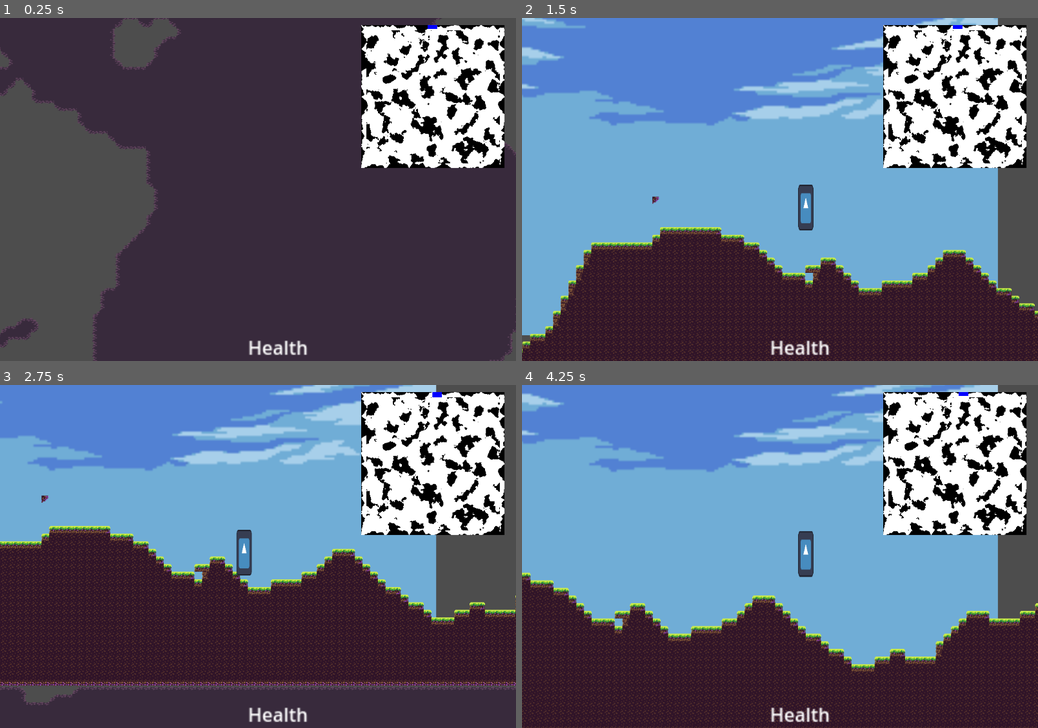
Above: before the commit, frames 1-4 (two rows, left to right).
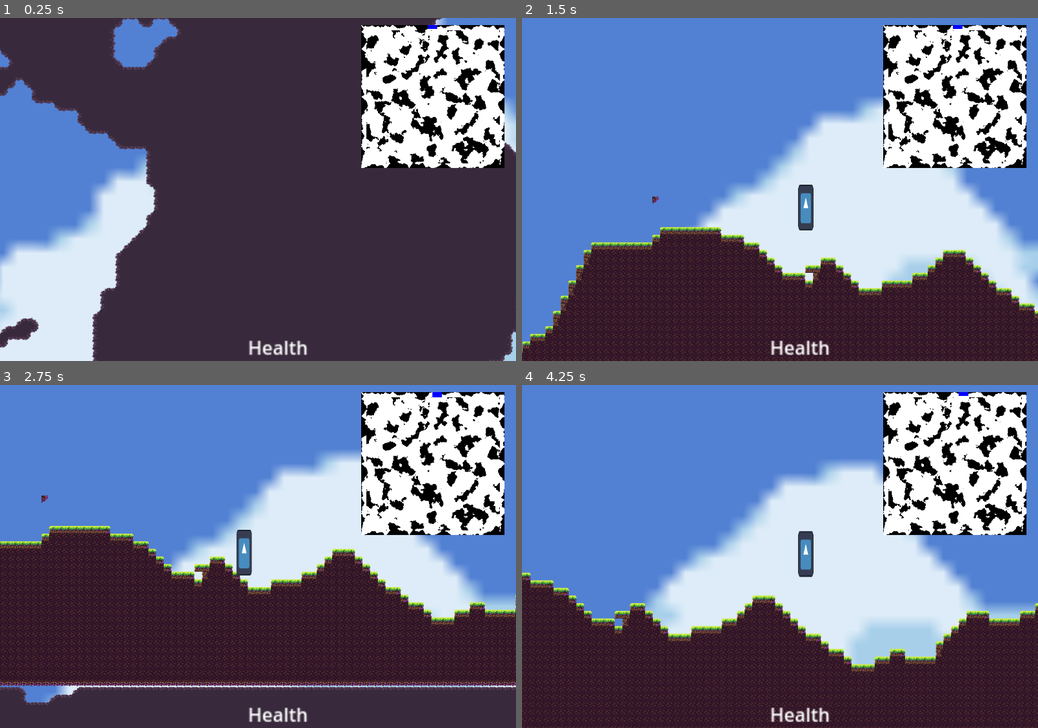
Above: after the commit, the same moments.

Repository: EamonnER/TerraWorlds
Game: Godot game, scene res://game.tscn
Two runs of this game, one before a commit and one after it. Both use one fixed random seed, a clock stepped at 60 frames per second and the inputs below. The engine's default icon, where the game draws it, is replaced by a stand-in: a white triangle on a blue panel in a dark square.
Inputs (mouse positions are in pixels of both pictures, inside the frame that each line leads up to):
- Up to frame 1 (0.25 s): no input
- Up to frame 2 (1.5 s): move the mouse to (893, 172) at 0.52 s; hold D (game_right) from 0.53 s (still down); click (893, 172) at 0.6 s; tap Space (game_jump) at 0.77 s; move the mouse to (676, 206) at 1.27 s; right-click (676, 206) at 1.35 s
- Up to frame 3 (2.75 s): tap Space (game_jump) at 1.52 s; move the mouse to (309, 481) at 2.02 s; release D (game_right) at 2.03 s; hold A (game_left) from 2.03 s (still down); click (309, 481) at 2.1 s
- Up to frame 4 (4.25 s): move the mouse to (754, 625) at 2.77 s; release A (game_left) at 2.78 s; hold D (game_right) from 2.78 s (still down); right-click (754, 625) at 2.85 s; tap Space (game_jump) at 3.02, 3.77 s; move the mouse to (934, 607) at 3.52 s; click (934, 607) at 3.6 s

The runs differ from the first frame. In frame 1, 20% of the frame differs, in the area x 0-100%, y 0-100%; in frame 2, 43%; in frame 3, 30%; in frame 4, 44%, in the area x 0-100%, y 0-82%.

Commit message:
Made background no longer a child of player

Diff:
--- a/game.tscn
+++ b/game.tscn
@@ -1,11 +1,14 @@
-[gd_scene load_steps=7 format=3 uid="uid://bmlkin1702tk0"]
+[gd_scene load_steps=10 format=3 uid="uid://bmlkin1702tk0"]
 
 [ext_resource type="Script" path="res://scripts/game.gd" id="1_1l5x6"]
 [ext_resource type="PackedScene" uid="uid://dcawu5ccdv1ty" path="res://player.tscn" id="3_s6re8"]
 [ext_resource type="Script" path="res://scripts/camera.gd" id="4_7nbgk"]
 [ext_resource type="Script" path="res://scripts/minimap.gd" id="5_ap3o4"]
 [ext_resource type="Script" path="res://scripts/hud.gd" id="5_iee2e"]
+[ext_resource type="Texture2D" uid="uid://d0nlpiohiv678" path="res://assets/tilesets/sky.png" id="8_f8m72"]
 [ext_resource type="PackedScene" uid="uid://ffx1hqubsivi" path="res://world.tscn" id="8_gxbsa"]
+[ext_resource type="Texture2D" uid="uid://cdmxpgxq4ll3t" path="res://assets/tilesets/far.png" id="9_1swuo"]
+[ext_resource type="Texture2D" uid="uid://mcxks7o08vmh" path="res://assets/tilesets/near.png" id="10_lej60"]
 
 [node name="Game" type="Node2D"]
 script = ExtResource("1_1l5x6")
@@ -63,3 +66,17 @@
 offset_bottom = 266.0
 grow_horizontal = 0
 script = ExtResource("5_ap3o4")
+
+[node name="Background" type="Parallax2D" parent="."]
+show_behind_parent = true
+scale = Vector2(30, 30)
+scroll_scale = Vector2(0.2, 0.2)
+
+[node name="Sky" type="Sprite2D" parent="Background"]
+texture = ExtResource("8_f8m72")
+
+[node name="Far" type="Sprite2D" parent="Background"]
+texture = ExtResource("9_1swuo")
+
+[node name="Near" type="Sprite2D" parent="Background"]
+texture = ExtResource("10_lej60")
--- a/player.tscn
+++ b/player.tscn
@@ -1,9 +1,7 @@
-[gd_scene load_steps=6 format=3 uid="uid://dcawu5ccdv1ty"]
+[gd_scene load_steps=4 format=3 uid="uid://dcawu5ccdv1ty"]
 
 [ext_resource type="Script" path="res://scripts/player.gd" id="1_1c8fd"]
 [ext_resource type="Texture2D" uid="uid://oehadtam0o37" path="res://icon.svg" id="1_wpkrl"]
-[ext_resource type="Script" path="res://scripts/background.gd" id="4_bijut"]
-[ext_resource type="Texture2D" uid="uid://d0nlpiohiv678" path="res://assets/tilesets/BG1.png" id="4_gdbrx"]
 
 [sub_resource type="RectangleShape2D" id="RectangleShape2D_1b3qp"]
 size = Vector2(32, 96)
@@ -19,30 +17,3 @@
 [node name="Sprite" type="Sprite2D" parent="."]
 scale = Vector2(0.25, 0.75)
 texture = ExtResource("1_wpkrl")
-
-[node name="Control" type="Control" parent="."]
-layout_mode = 3
-anchors_preset = 0
-offset_left = -367.0
-offset_top = -244.0
-offset_right = -327.0
-offset_bottom = -204.0
-
-[node name="Background" type="TextureRect" parent="Control"]
-visibility_layer = 2
-z_index = -1
-layout_mode = 1
-anchors_preset = -1
-anchor_left = -3.5
-anchor_top = -1.9
-anchor_right = 21.659
-anchor_bottom = 14.102
-offset_left = -32.0
-offset_top = -34.0
-offset_right = -147.36
-offset_bottom = -85.08
-grow_horizontal = 2
-grow_vertical = 2
-scale = Vector2(1.21162, 1.21162)
-texture = ExtResource("4_gdbrx")
-script = ExtResource("4_bijut")
--- a/scripts/background.gd
+++ b/scripts/background.gd
@@ -1,9 +1 @@
-extends TextureRect
-
-func resize():
-	var window_size = get_viewport().size
-	size = window_size
-	set_position(Vector2(-size.x/2, -size.y/2))
-
-func _ready() -> void:
-	resize()
+extends Parallax2D
Renamed: assets/tilesets/BG2.png -> assets/tilesets/far.png
Not shown, changed: assets/tilesets/far.png.import
Renamed: assets/tilesets/BG3.png -> assets/tilesets/near.png
Not shown, changed: assets/tilesets/near.png.import
Renamed: assets/tilesets/BG1.png -> assets/tilesets/sky.png
Not shown, changed: assets/tilesets/sky.png.import
